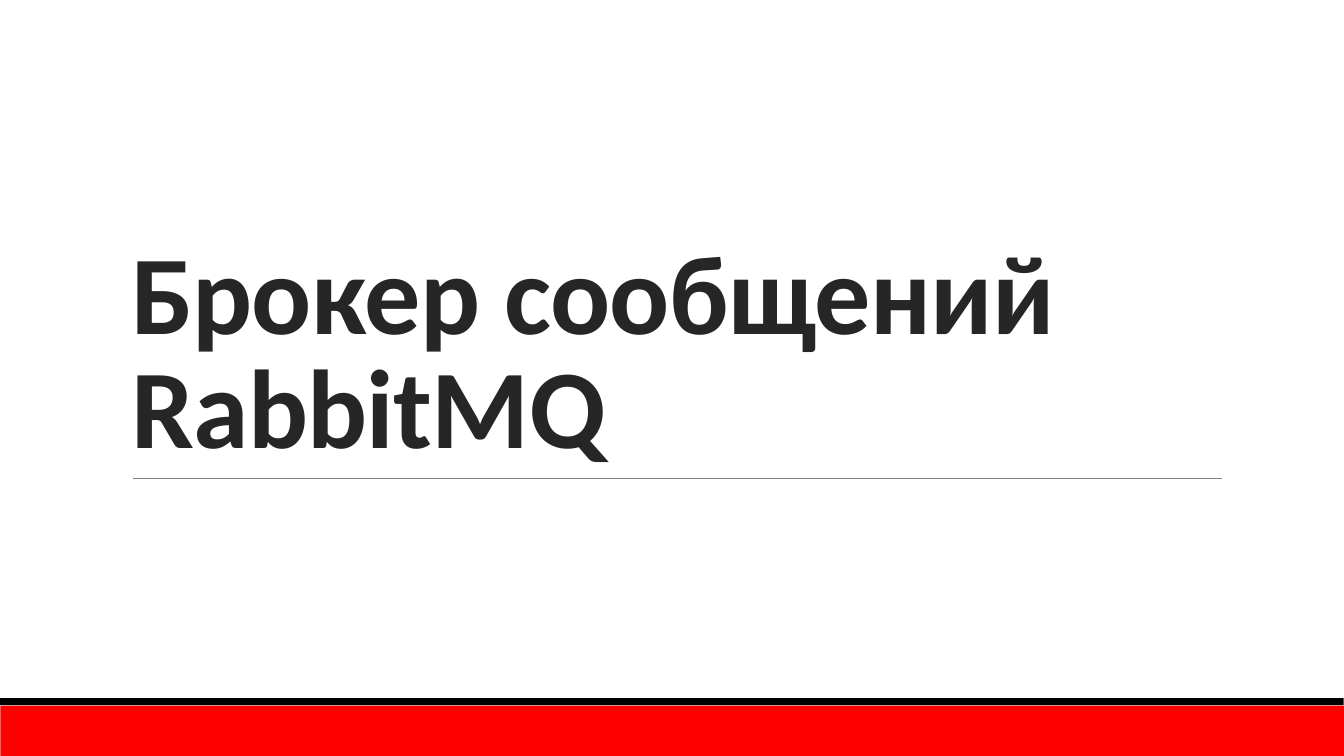
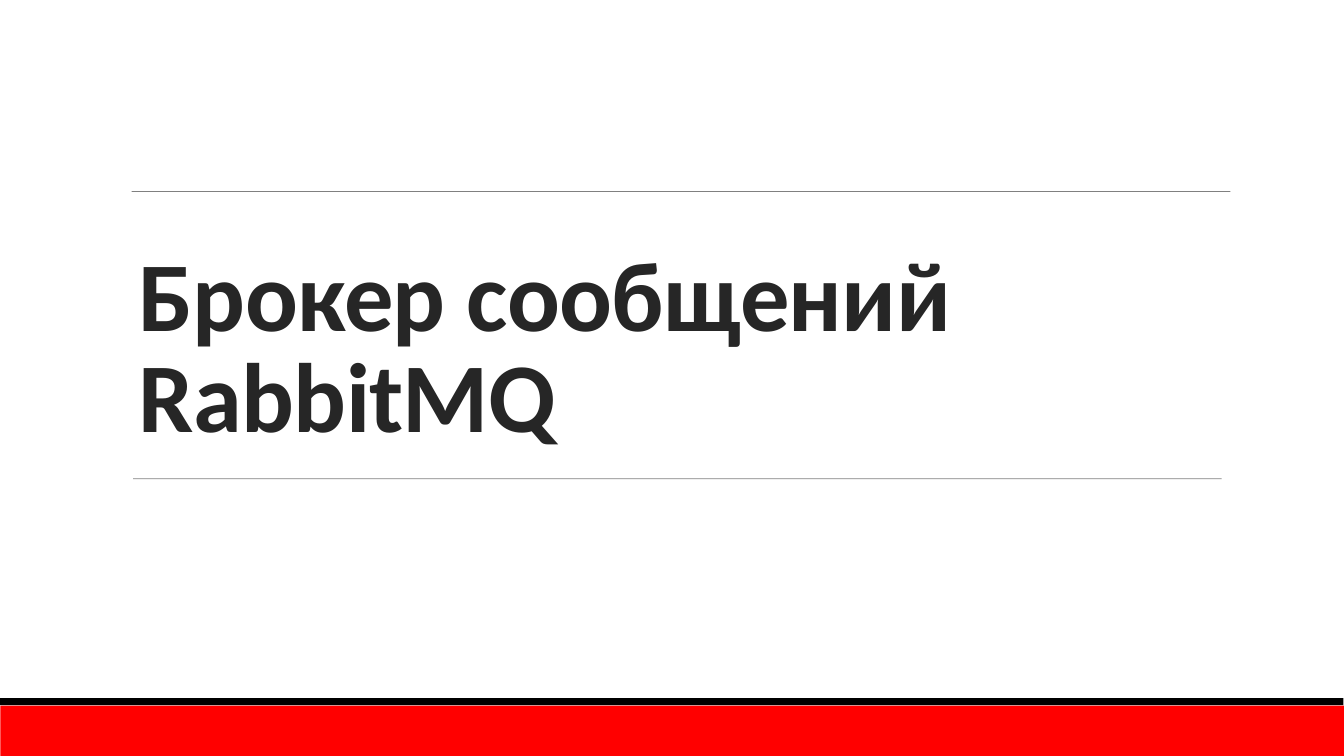
Before and after one commit to TurCons/DisconfRabbitMq, a slide deck: slide 1 of presentation/RabbitMQ.pptx. Drawn at 1344x756 pixels with LibreOffice and Linux fonts; fonts in the diff are those of the drawing; background and template pictures are left out. Boxes give left, top, right and bottom in pixels: in the first picture for what was removed or moved away, otherwise in the second. Text is boxed around its words. In the diff, an @@ line names an element or a change of style, - is before the commit and + after.

```diff
--- a/presentation/RabbitMQ.pptx
+++ b/presentation/RabbitMQ.pptx
@@ title "Брокер сообщений RabbitMQ": place and size @@
-title "Брокер сообщений RabbitMQ" at box(131, 257, 1055, 462)
+title "Брокер сообщений RabbitMQ" at box(139, 263, 951, 445)
@@ title "Брокер сообщений RabbitMQ" at box(139, 263, 951, 445): size 80 to 70.4 pt @@
@@ line added from (132, 192) to (1231, 192), #808080 0.5 pt @@
```
Also in this commit, not shown: 8 other slides changed, 1 slide added, 6 other files.
